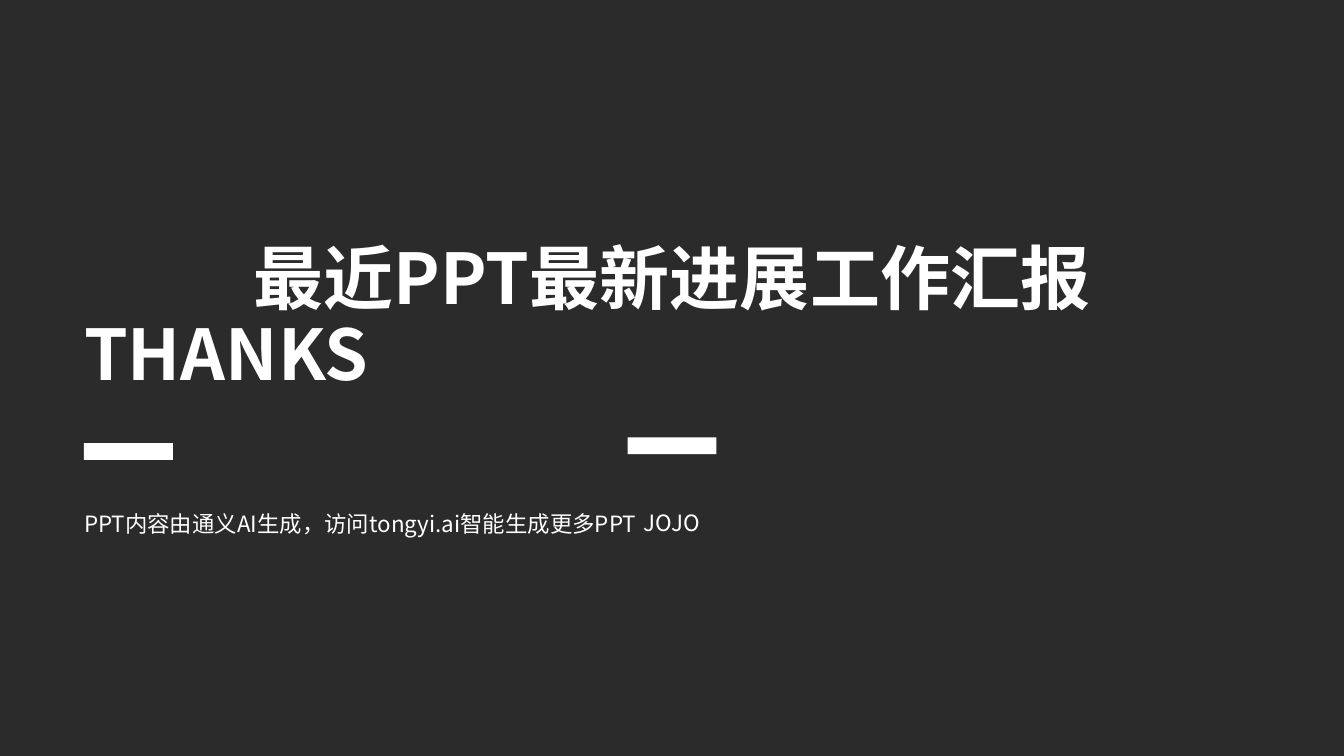
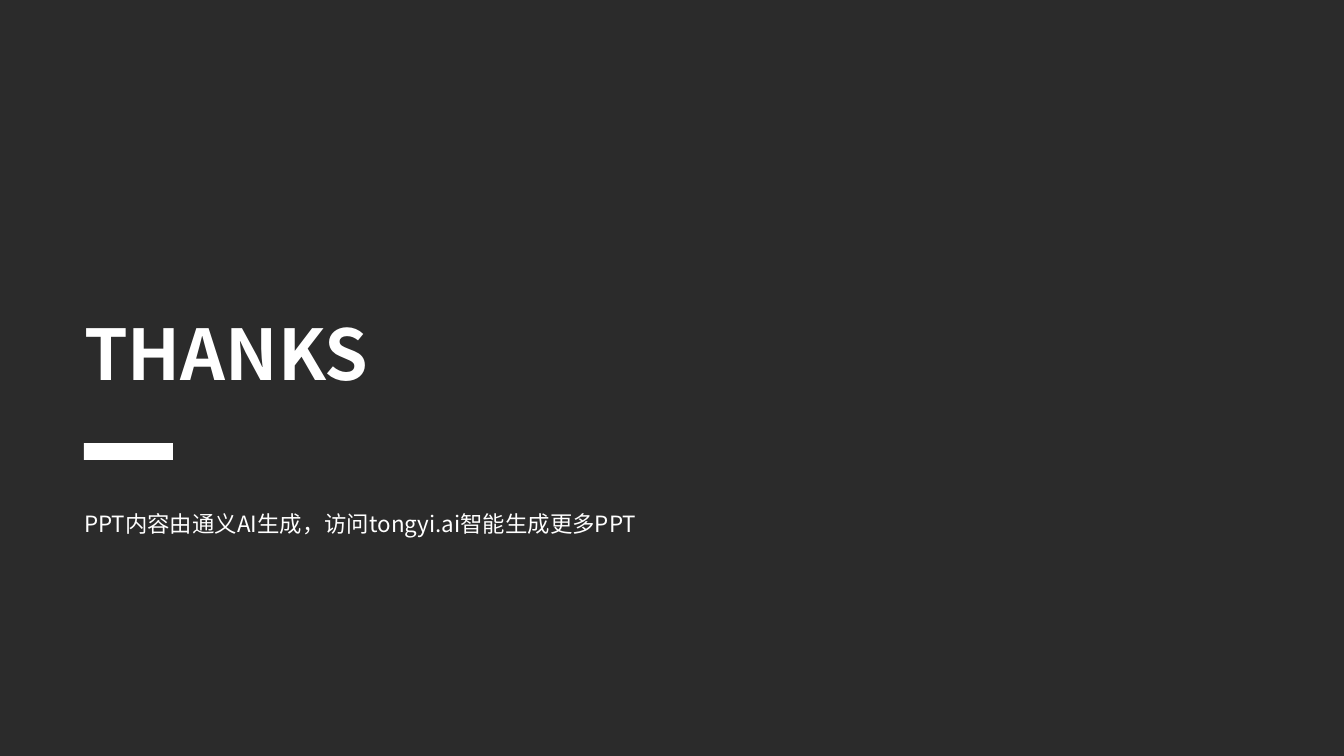
Before and after one commit to EmiyaredA/projects, a slide deck: slide 14 of presentation_generate/ppt_th/Template/Design-qwen.pptx (slide 18 before the commit). Drawn at 1344x756 pixels with LibreOffice and Linux fonts; fonts in the diff are those of the drawing; background and template pictures are left out; a plain dark background stands for a picture behind light text. Boxes give left, top, right and bottom in pixels: in the first picture for what was removed or moved away, otherwise in the second. Text is boxed around its words. In the diff, an @@ line names an element or a change of style, - is before the commit and + after.

```diff
--- a/presentation_generate/ppt_th/Template/Design-qwen.pptx
+++ b/presentation_generate/ppt_th/Template/Design-qwen.pptx
@@ text removed at (253,244,1090,311) @@
-最近PPT最新进展工作汇报
@@ text "THANKS" rewrapped from (84,309,368,381) to (84,327,368,381) @@
@@ rectangle removed at (628,438,716,454) @@
@@ text removed at (644,514,700,532) @@
-JOJO
```
Also in this commit, not shown: 10 other slides changed, 3 slides added, 7 slides removed, 7 other files.
